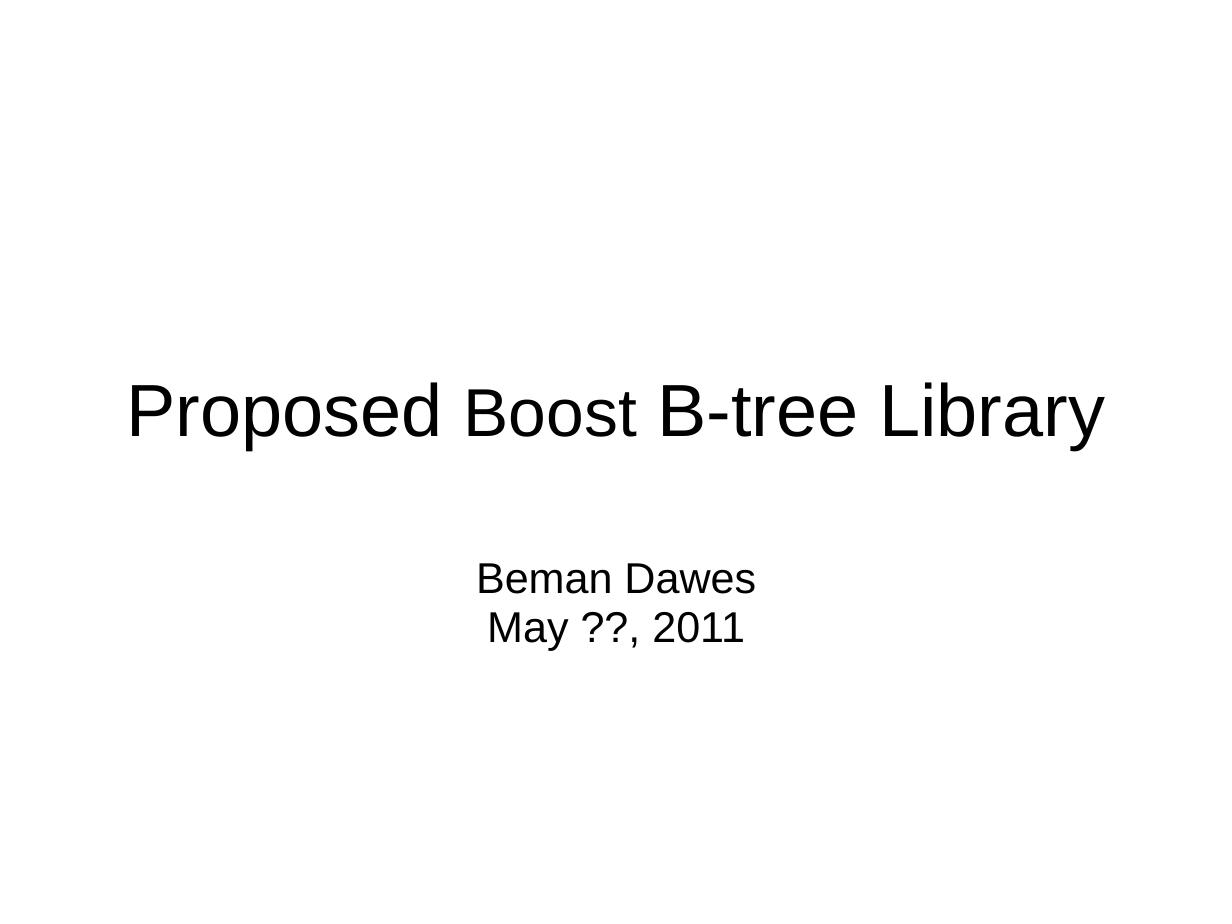
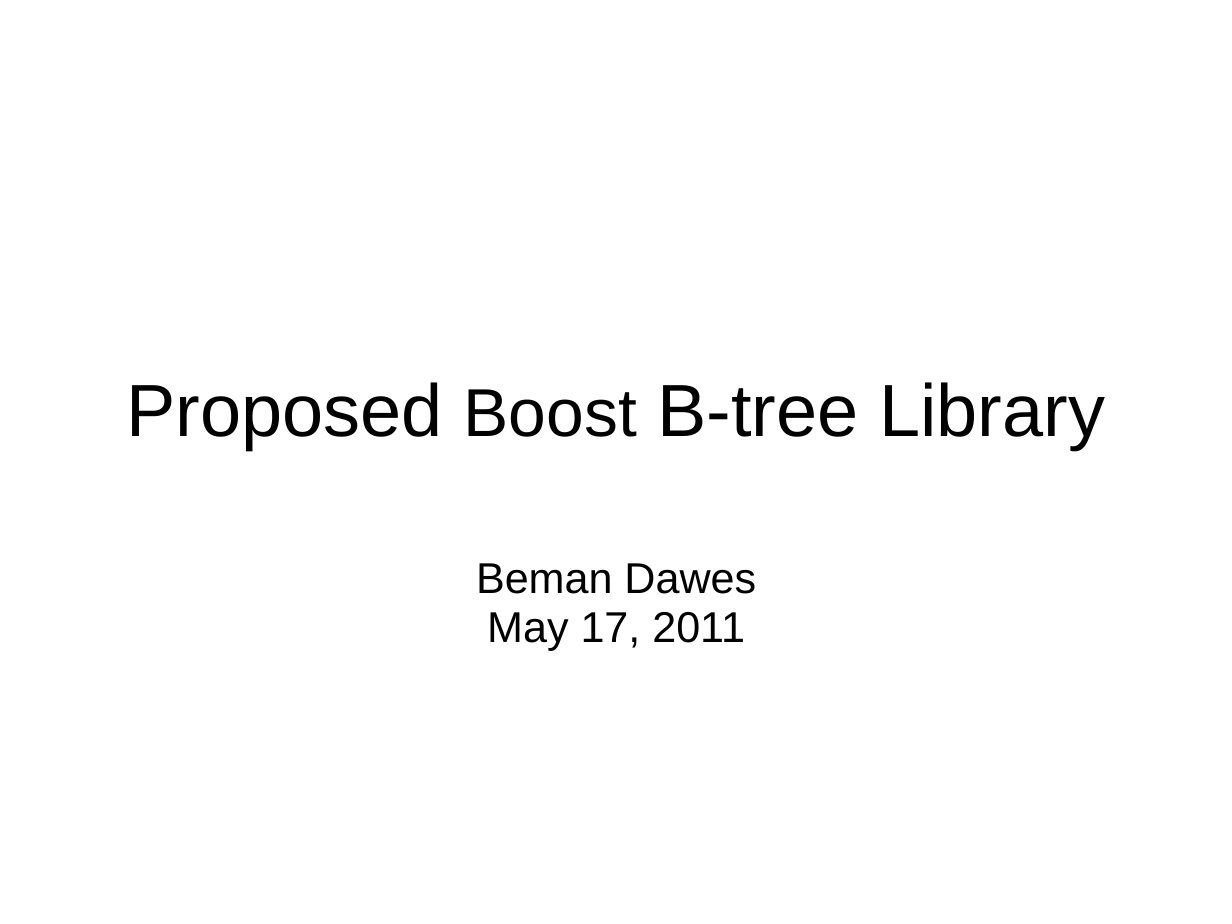
Before and after one commit to Beman/btree, a slide deck: slide 1 of libs/btree/doc/Proposed-B-tree-library.ppt. Drawn at 1232x924 pixels with LibreOffice and Linux fonts; fonts in the diff are those of the drawing; background and template pictures are left out. Boxes give left, top, right and bottom in pixels: in the first picture for what was removed or moved away, otherwise in the second. Text is boxed around its words. In the diff, an @@ line names an element or a change of style, - is before the commit and + after.

```diff
--- a/libs/btree/doc/Proposed-B-tree-library.ppt
+++ b/libs/btree/doc/Proposed-B-tree-library.ppt
@@ subtitle at (x1=476, y1=563, x2=756, y2=651): text changed @@
-Beman Dawes
-May ??, 2011
+Beman Dawes
+May 17, 2011
```
Also in this commit, not shown: 4 other slides changed, 3 slides added.
